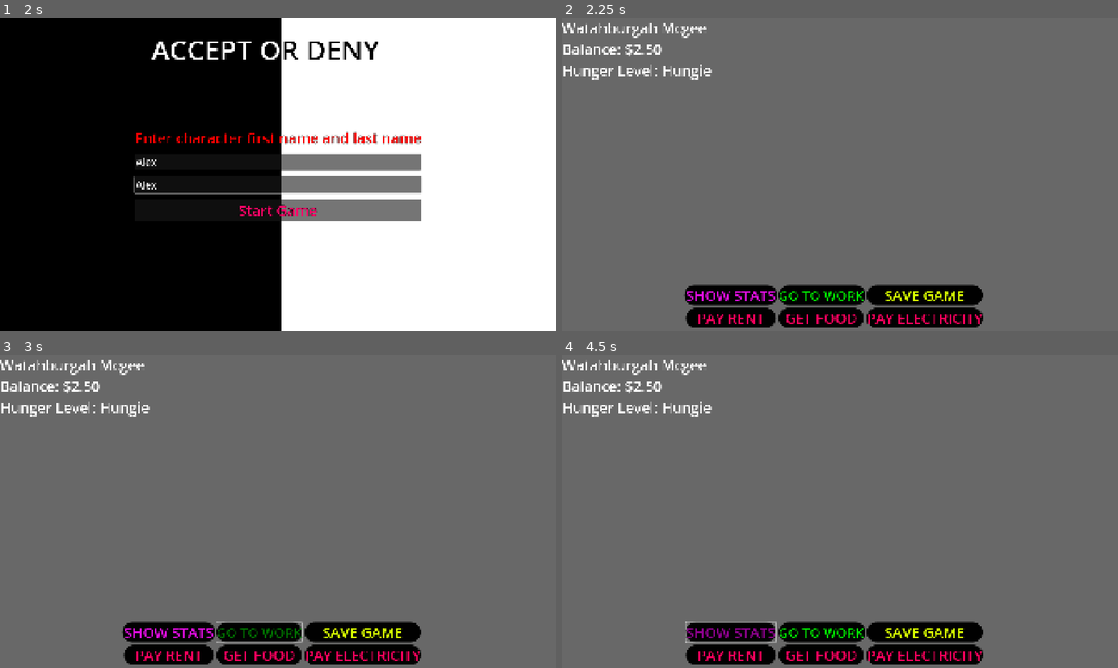
Above: before the commit, frames 1-4 (two rows, left to right).
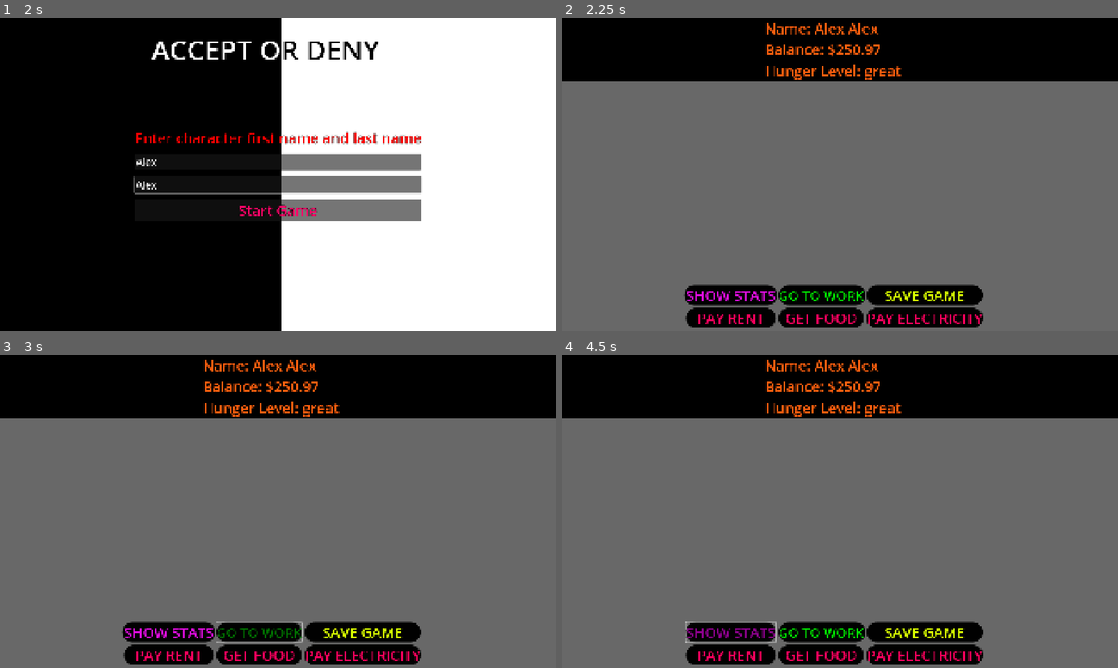
Above: after the commit, the same moments.

Repository: HiImTonyy/acceptordeny
Game: Godot game, scene res://scenes/main_menu.tscn
The game is run twice, just before and just after one commit, with the same random seed, the same clock (stepped at 60 frames per second) and the same inputs.
Inputs (mouse positions are in pixels of both pictures, inside the frame that each line leads up to):
- Up to frame 1 (2 s): click "New Game" at 0.5 s; click (278, 161) at 1.27 s; type "Alex" at 1.35 s; click (278, 183) at 1.5 s; type "Alex" at 1.58 s
- Up to frame 2 (2.25 s): click "Start Game" at 2 s
- Up to frame 3 (3 s): click "GO TO WORK" at 2.75 s
- Up to frame 4 (4.5 s): click "GO TO WORK" at 3.5 s; click "SHOW STATS" at 4.25 s

Frame 1 is identical in both runs. In frame 2, 20% of the frame differs, in the area x 0-100%, y 0-21%; in frame 3, 20%; in frame 4, 20%.

Commit message:
Added the top u.i in home.

Diff:
--- a/scenes/home.tscn
+++ b/scenes/home.tscn
@@ -33,10 +33,53 @@
 corner_radius_bottom_right = 35
 corner_radius_bottom_left = 35
 
-[node name="Main" type="Node2D"]
+[node name="Main" type="Node2D" node_paths=PackedStringArray("label_player_name", "label_player_cash", "label_hunger_level")]
 script = ExtResource("1_u4wd2")
+label_player_name = NodePath("HomeUI/TopUI/Background/ContainerTopUI/LabelPlayerName")
+label_player_cash = NodePath("HomeUI/TopUI/Background/ContainerTopUI/LabelCash")
+label_hunger_level = NodePath("HomeUI/TopUI/Background/ContainerTopUI/LabelHungerLevel")
 
 [node name="HomeUI" type="CanvasLayer" parent="."]
+
+[node name="TopUI" type="CanvasLayer" parent="HomeUI"]
+
+[node name="Background" type="ColorRect" parent="HomeUI/TopUI"]
+offset_right = 1924.0
+offset_bottom = 220.0
+color = Color(0, 0, 0, 1)
+
+[node name="ContainerTopUI" type="VBoxContainer" parent="HomeUI/TopUI/Background"]
+layout_mode = 1
+anchors_preset = 8
+anchor_left = 0.5
+anchor_top = 0.5
+anchor_right = 0.5
+anchor_bottom = 0.5
+offset_left = -262.0
+offset_top = -109.5
+offset_right = 262.0
+offset_bottom = 109.5
+grow_horizontal = 2
+grow_vertical = 2
+metadata/_edit_lock_ = true
+
+[node name="LabelPlayerName" type="Label" parent="HomeUI/TopUI/Background/ContainerTopUI"]
+layout_mode = 2
+theme_override_colors/font_color = Color(1, 0.37254903, 0.05490196, 1)
+theme_override_font_sizes/font_size = 50
+text = "Watahburgah Mcgee"
+
+[node name="LabelCash" type="Label" parent="HomeUI/TopUI/Background/ContainerTopUI"]
+layout_mode = 2
+theme_override_colors/font_color = Color(1, 0.37254903, 0.05490196, 1)
+theme_override_font_sizes/font_size = 50
+text = "Balance: $2.50"
+
+[node name="LabelHungerLevel" type="Label" parent="HomeUI/TopUI/Background/ContainerTopUI"]
+layout_mode = 2
+theme_override_colors/font_color = Color(1, 0.37254903, 0.05490196, 1)
+theme_override_font_sizes/font_size = 50
+text = "Hunger Level: Hungie"
 
 [node name="Background" type="ColorRect" parent="HomeUI"]
 anchors_preset = 15
@@ -45,6 +88,7 @@
 grow_horizontal = 2
 grow_vertical = 2
 color = Color(0.40832946, 0.40832946, 0.40832946, 1)
+metadata/_edit_lock_ = true
 
 [node name="ContainerMainButtons" type="GridContainer" parent="HomeUI"]
 anchors_preset = 7
@@ -60,6 +104,7 @@
 theme_override_constants/h_separation = 10
 theme_override_constants/v_separation = 10
 columns = 3
+metadata/_edit_lock_ = true
 
 [node name="ButtonPlayerStats" type="Button" parent="HomeUI/ContainerMainButtons"]
 layout_mode = 2
@@ -132,22 +177,3 @@
 theme_override_styles/pressed = SubResource("StyleBoxFlat_uhids")
 theme_override_styles/hover = ExtResource("2_u4wd2")
 text = "PAY ELECTRICITY"
-
-[node name="ContainerTopUI" type="VBoxContainer" parent="HomeUI"]
-offset_right = 350.0
-offset_bottom = 49.0
-
-[node name="LabelPlayerName" type="Label" parent="HomeUI/ContainerTopUI"]
-layout_mode = 2
-theme_override_font_sizes/font_size = 50
-text = "Watahburgah Mcgee"
-
-[node name="LabelCash" type="Label" parent="HomeUI/ContainerTopUI"]
-layout_mode = 2
-theme_override_font_sizes/font_size = 50
-text = "Balance: $2.50"
-
-[node name="LabelHungerLevel" type="Label" parent="HomeUI/ContainerTopUI"]
-layout_mode = 2
-theme_override_font_sizes/font_size = 50
-text = "Hunger Level: Hungie"
--- a/scripts/home.gd
+++ b/scripts/home.gd
@@ -1,5 +1,10 @@
 extends Node2D
 
+@export var label_player_name : Label
+@export var label_player_cash : Label
+@export var label_hunger_level : Label
+
 func _ready():
-	print(player.first_name)
-	print(player.last_name)
+	label_player_name.text = "Name: " + player.first_name + " " + player.last_name
+	label_player_cash.text = "Balance: " + "$" + str(snapped(player.cash, 0.01))
+	label_hunger_level.text = "Hunger Level: " + player.current_hunger_level
--- a/scripts/player.gd
+++ b/scripts/player.gd
@@ -2,12 +2,13 @@
 
 var first_name = "Tony"
 var last_name = "Sepreoni"
-var cash : float = 0.00
+var cash : float = 250.97
 enum rank {noobie, junior, officer, senior_officer, master}
 var current_rank = rank.noobie
-var daily_wage : float = 50.00
+var daily_wage : float = 50
 var went_to_work : bool = false
 enum hunger_level {dying, very_hugry, hungry, alright, great, full, fatso}
-var current_hunger_level = hunger_level.great
+var current_hunger_level_setting = hunger_level.great
+var current_hunger_level = "great"
 var times_ate_today : int = 0
 var total_food_items : int = 0
